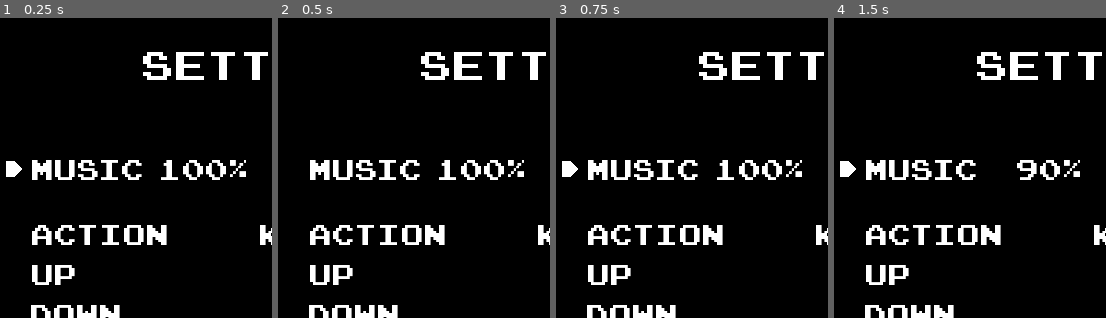
Above: before the commit, frames 1-4 (left to right).
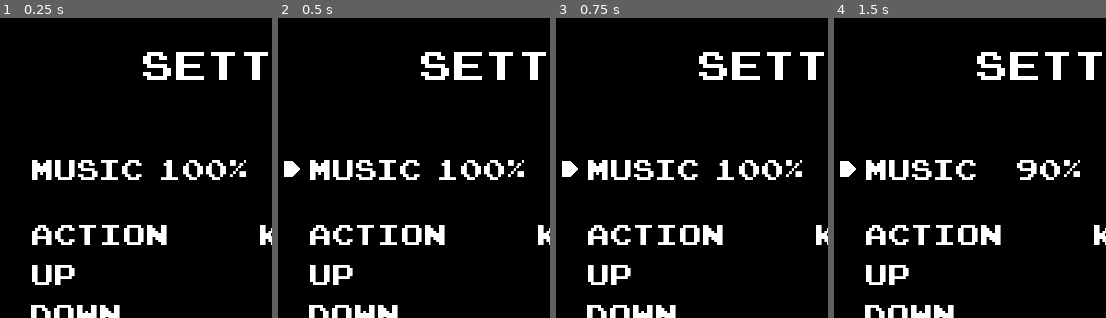
Above: after the commit, the same moments.

Repository: zayeemvt/Astro-Defenders-GD
Game: Godot game, scene res://Main Menu/Settings/Settings.tscn
The game is run twice, just before and just after one commit, with the same random seed, the same clock (stepped at 60 frames per second) and the same inputs. This scene is started directly instead of the project's main scene. Sound files missing from this copy of the repository are replaced by a short silence.
Inputs:
- Up to frame 1 (0.25 s): no input
- Up to frame 2 (0.5 s): no input
- Up to frame 3 (0.75 s): tap Enter at 0.5 s; hold D (player_right) from 0.53 s (still down); hold Space (player_shoot) from 0.53 s (still down)
- Up to frame 4 (1.5 s): release D (player_right) at 1.28 s; release Space (player_shoot) at 1.28 s; hold S (player_down) from 1.28 s (still down); tap Space (player_shoot) at 1.35 s
The pictures show only the part of the screen within x 0-50%, y 6-56%; the shares and areas given below are measured in that part.

The runs differ from the first frame. In frame 1, 0.2% of the frame differs, in the area x 2-9%, y 47-53%; in frame 2, 0.2%; in frame 3, nothing differs; in frame 4, nothing differs.

Commit message:
Settings can be saved and loaded

Diff:
--- a/Astro Defenders/Main Menu/Settings/Settings.gd
+++ b/Astro Defenders/Main Menu/Settings/Settings.gd
@@ -2,6 +2,8 @@
 
 enum SETTINGS { AUDIO, UP, DOWN, LEFT, RIGHT, SHOOT, BACK }
 enum CONFIG { AUDIO, CONTROL, NONE }
+
+const SETTINGS_FILE = "user://settings.cfg"
 
 onready var node_list = [ [$"Options/Audio/Music", $"Options/Audio/Sound"],
 						  [$"Options/Up/Key1", $"Options/Up/Key2"],
@@ -23,17 +25,66 @@
 var config_state = CONFIG.NONE
 var discard_input = false
 
-var volume = []
-var keybinds = []
+var volume = [] # ints
+var keybinds = [] # InputEvents as 2D array
 
 # Called when the node enters the scene tree for the first time.
 func _ready():
 	set_process_input(false) # only reactivate when remapping keybinds
 
-	volume = [100, 100]
-
-	for action in input_actions:
-		keybinds.append(InputMap.get_action_list(action))
+	var config = ConfigFile.new()
+	var err = config.load(SETTINGS_FILE)
+	if err: # Assuming that file is missing, generate default config
+		# Set audio settings
+		volume = [100, 100]
+		config.set_value("audio", "Music", 100)
+		config.set_value("audio", "Sound", 100)
+
+		# Set keybindings
+		for action in input_actions:
+			keybinds.append(InputMap.get_action_list(action))
+
+			# Convert to cfg-ready format
+			var action_list = []
+			for key in InputMap.get_action_list(action):
+				# Save keybind as scancode string
+				action_list.append(OS.get_scancode_string(key.scancode))
+
+			config.set_value("input", action, action_list)
+		config.save(SETTINGS_FILE)
+
+	else: # Config file exists
+		# Load audio settings
+		volume = [config.get_value("audio", "Music"), config.get_value("audio", "Sound")]
+		for i in range (node_list[0].size()):
+			node_list[0][i].get_node("Volume").text = str(volume[i]) + "%"
+
+		# Load keybinds
+		var i = 1
+		var j = 0
+		for action in config.get_section_keys("input"):
+			# Delete old keybinds
+			for old_event in InputMap.get_action_list(action):
+				InputMap.action_erase_event(action, old_event)
+
+			var inputs = []
+			for key in config.get_value("input", action):
+				# Get the key scancode corresponding to the saved human-readable string
+				var scancode = OS.find_scancode_from_string(key)
+				# Create a new event object based on the saved scancode
+				var event = InputEventKey.new()
+				event.scancode = scancode
+				InputMap.action_add_event(action, event)
+
+				inputs.append(event)
+
+				node_list[i][j].text = key
+				j += 1
+
+			keybinds.append(inputs)
+
+			i += 1
+			j = 0
 
 
 # Called every frame. 'delta' is the elapsed time since the previous frame.
@@ -47,6 +98,17 @@
 			pass # wait for input
 
 
+func save_to_config(section, key, value):
+	"""Helper function to redefine a parameter in the settings file"""
+	var config = ConfigFile.new()
+	var err = config.load(SETTINGS_FILE)
+	if err:
+		print("Error code when loading config file: ", err)
+	else:
+		config.set_value(section, key, value)
+		config.save(SETTINGS_FILE)
+
+
 func highlight(node):
 	$"Menu Cursor".position.x = (node.get_parent().rect_position.x + node.rect_position.x) - x_offset
 	$"Menu Cursor".position.y = node.get_parent().rect_position.y + y_offset
@@ -102,6 +164,8 @@
 			node.get_node("Volume").text = str(volume[cursor_pos.x]) + "%"
 
 	if Input.is_action_just_pressed("player_shoot"):
+		save_to_config("audio", "Music", volume[0])
+		save_to_config("audio", "Sound", volume[1])
 		config_state = CONFIG.NONE
 		cursor.playing = true
 		var db = 20 * log(float(volume[cursor_pos.x])/100) / log(10)
@@ -109,26 +173,40 @@
 		AudioServer.set_bus_volume_db(audio_bus_indices[cursor_pos.x], db)
 		cursor.get_node("Sound").play()
 
+# For control remapping
 func _input(event):
 #	if config_state == CONFIG.CONTROL:
+
+	# Prevent the "player_shoot" action from being registered
+	# as the input
 	if discard_input:
 		discard_input = false
-	# Handle the first pressed key
+
+	# Otherwise, handle the first pressed key
 	elif event is InputEventKey and not event.is_echo():
 		# Register the event as handled and stop polling
 		get_tree().set_input_as_handled()
 		set_process_input(false)
+
 		# Display the string corresponding to the pressed key
 		var scancode = OS.get_scancode_string(event.scancode)
 		node_list[cursor_pos.y][cursor_pos.x].text = scancode
+
 		# Start by removing previously key binding(s)
 		var action = input_actions[cursor_pos.y - 1]
 		var old_keybind = keybinds[cursor_pos.y - 1][cursor_pos.x]
 		if old_keybind in InputMap.get_action_list(action):
 			InputMap.action_erase_event(action, old_keybind)
+
 		# Add the new key binding
 		InputMap.action_add_event(action, event)
-#				save_to_config("input", action, scancode)
+		keybinds[cursor_pos.y - 1][cursor_pos.x] = event
+
+		var inputs = []
+		for key in keybinds[cursor_pos.y - 1]:
+			inputs.append(OS.get_scancode_string(key.scancode))
+
+		save_to_config("input", action, inputs)
 		config_state = CONFIG.NONE
 		cursor.playing = true
 		discard_input = true
--- a/Astro Defenders/Main Menu/Settings/Settings.tscn
+++ b/Astro Defenders/Main Menu/Settings/Settings.tscn
@@ -223,3 +223,4 @@
 
 [node name="Menu Cursor" parent="." instance=ExtResource( 3 )]
 position = Vector2( 41, 184 )
+frame = 1
--- a/Astro Defenders/Splash/Splash.gd
+++ b/Astro Defenders/Splash/Splash.gd
@@ -2,10 +2,22 @@
 
 var progress: float = 0
 
-var bgm = preload("res://Music/MM2 - Victory.wav")
+const bgm = preload("res://Music/MM2 - Victory.wav")
+const SETTINGS_FILE = "user://settings.cfg"
 
 # Called when the node enters the scene tree for the first time.
 func _ready():
+	var config = ConfigFile.new()
+	var err = config.load(SETTINGS_FILE)
+	if not err:
+		var volume = [config.get_value("audio", "Music"), config.get_value("audio", "Sound")]
+		var audio_bus_indices = [AudioServer.get_bus_index("Music"), AudioServer.get_bus_index("Sound")]
+
+		for i in range(0, volume.size()):
+			var db = 20 * log(float(volume[i])/100) / log(10)
+			db = clamp(db, -60, 0)
+			AudioServer.set_bus_volume_db(audio_bus_indices[i], db)
+
 	MusicPlayer.stream = bgm
 	MusicPlayer.play()
 
